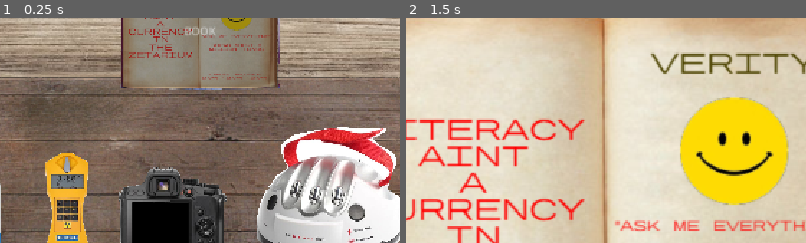
Above: before the commit, frames 1-2 (left to right).
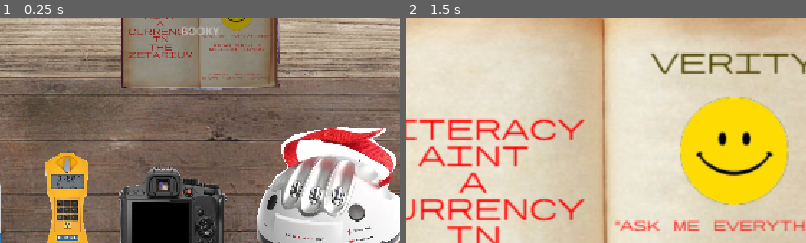
Above: after the commit, the same moments.

Repository: Birdyness/Hands-On-Z-P-
Game: Godot game, scene res://Scenes/workspace.tscn
Two runs of this game, one before a commit and one after it. Both use one fixed random seed, a clock stepped at 60 frames per second and the inputs below. The engine's default icon, where the game draws it, is replaced by a stand-in: a white triangle on a blue panel in a dark square.
Inputs (mouse positions are % of the whole screen's width and height, from its top left):
- Up to frame 1 (0.25 s): no input
- Up to frame 2 (1.5 s): click "BOOK" (after the commit: "BOOKY") at 0.5 s; click (68, 56) at 1.27 s
The pictures show only the part of the screen within x 26-76%, y 17-67%; the shares and areas given below are measured in that part.

The runs differ from the first frame. In frame 1, 0.1% of the frame differs, in the area x 45-55%, y 3-8%; in frame 2, nothing differs.

Commit message:
test

Diff:
--- a/Scenes/book.tscn
+++ b/Scenes/book.tscn
@@ -24,6 +24,6 @@
 offset_top = -82.0
 offset_right = 113.60979
 offset_bottom = 81.0
-text = "BOOK"
+text = "BOOKY"
 
 [connection signal="pressed" from="Button" to="." method="_on_button_pressed"]
